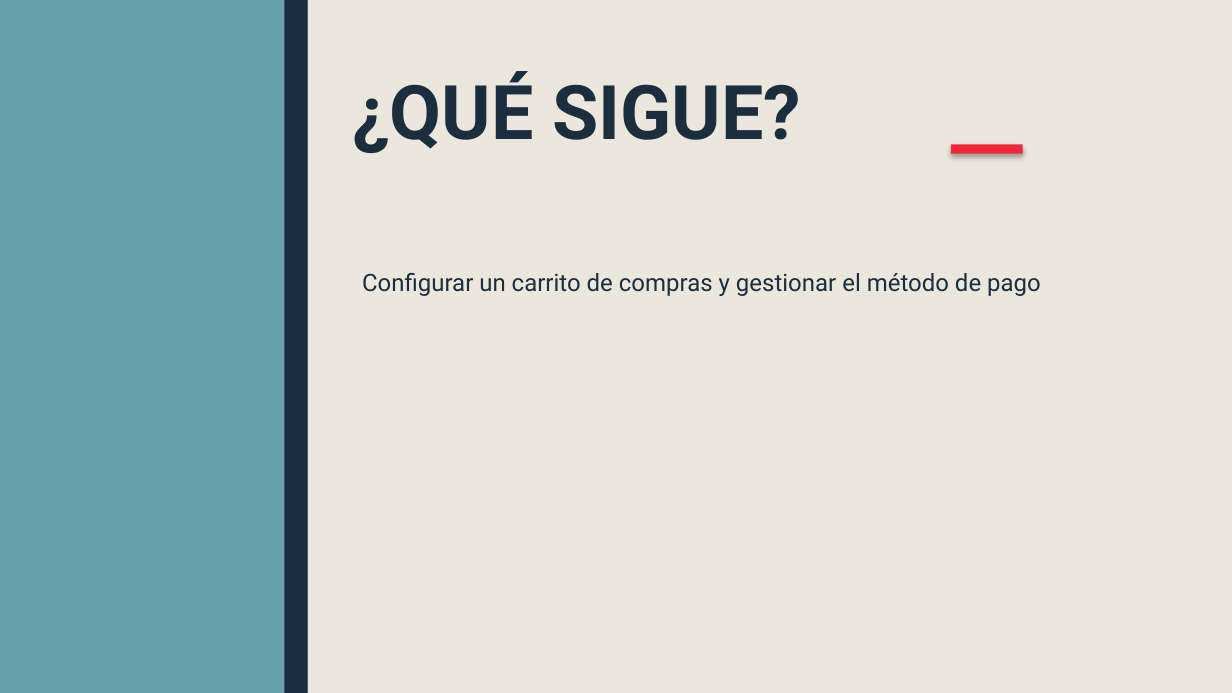
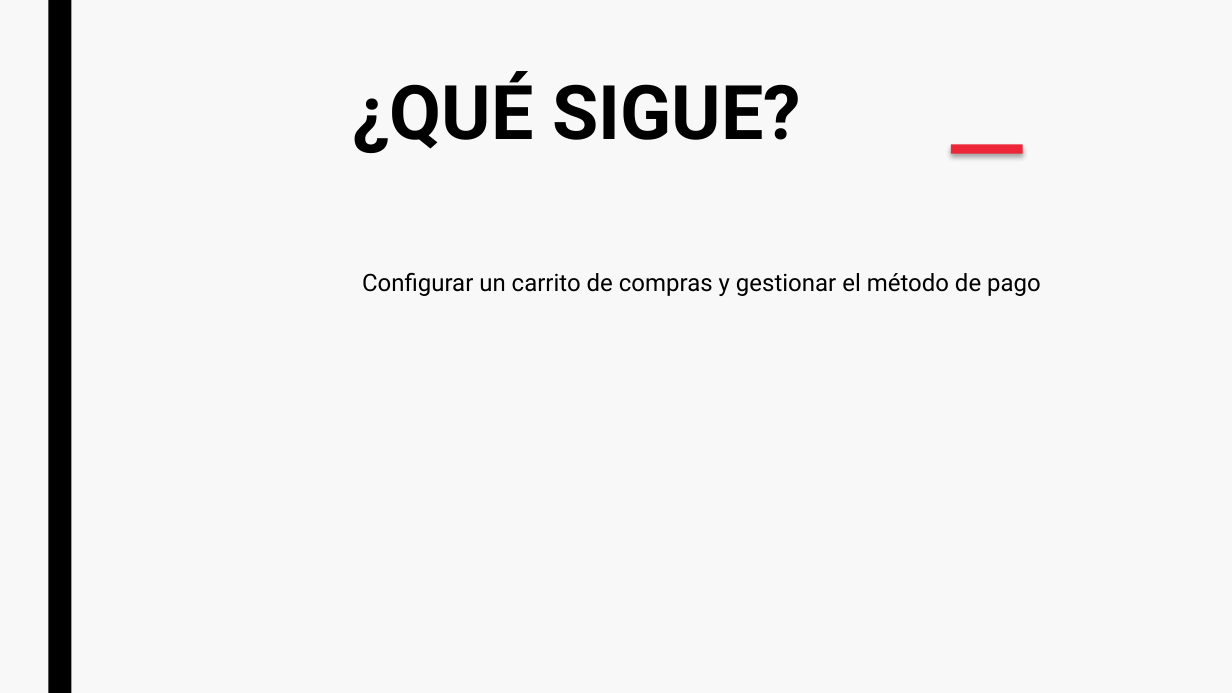
Before and after one commit to GS-Consultorio/analisis, a slide deck: slide 5 of consultorio.pptx. Drawn at 1232x693 pixels with LibreOffice and Linux fonts; fonts in the diff are those of the drawing. Boxes give left, top, right and bottom in pixels: in the first picture for what was removed or moved away, otherwise in the second. Text is boxed around its words. In the diff, an @@ line names an element or a change of style, - is before the commit and + after.

```diff
--- a/consultorio.pptx
+++ b/consultorio.pptx
@@ background #EBE7DD to #F8F8F8 @@
@@ rectangle removed at bbox=[0, 0, 1232, 692] @@
@@ rectangle removed at bbox=[0, 0, 308, 692] @@
@@ rectangle at bbox=[48, 0, 71, 692]: fill #1A2E40 to #000000 @@
@@ rectangle removed at bbox=[285, 0, 308, 692] @@
@@ text "¿QUÉ SIGUE?" at bbox=[352, 71, 801, 153]: text colour #1A2E40 to #000000 @@
@@ text "Configurar un carrito de compras ..." at bbox=[362, 272, 1041, 296]: text colour #1A2E40 to #000000 @@
```
Also in this commit, not shown: 4 other slides changed.
